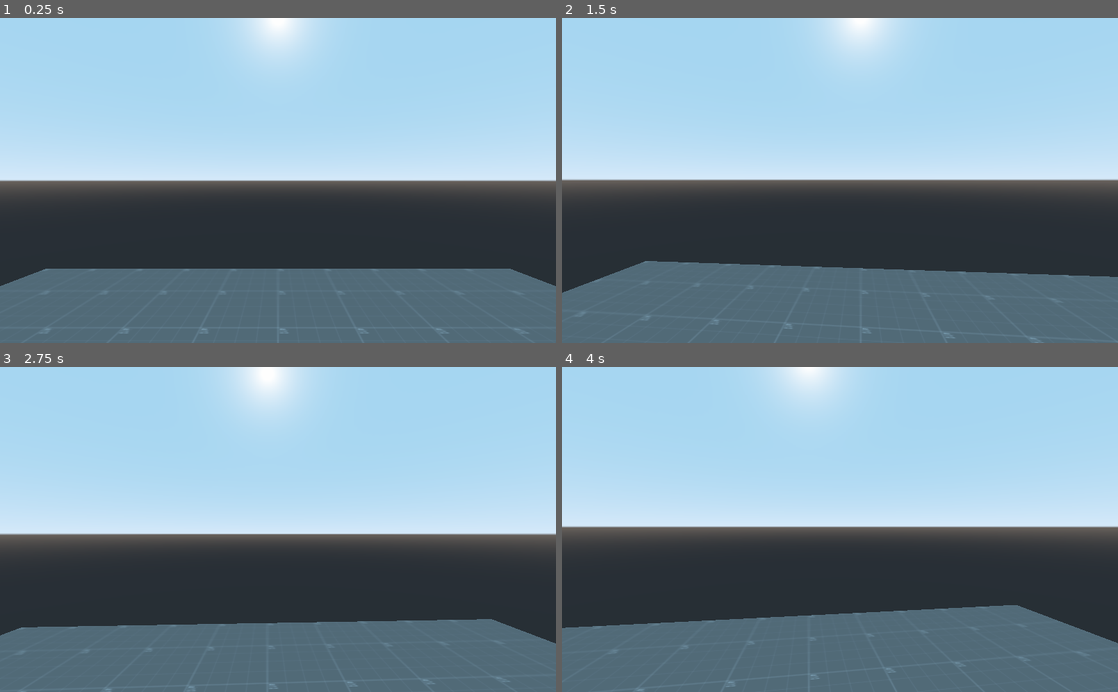
Above: before the commit, frames 1-4 (two rows, left to right).
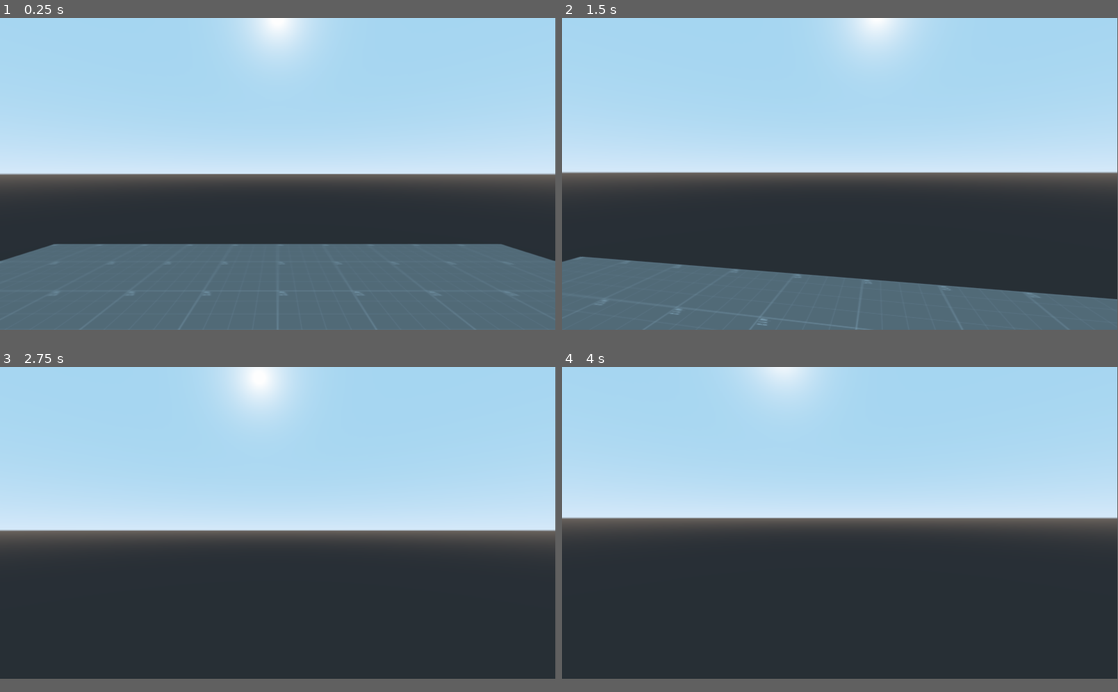
Above: after the commit, the same moments.

Repository: KnifeOnlyI/Godot-ProtoZombie
Game: Godot game, scene res://Levels/MainLevel.tscn
The game is run twice, just before and just after one commit, with the same random seed, the same clock (stepped at 60 frames per second) and the same inputs.
Inputs (mouse positions are in pixels of both pictures, inside the frame that each line leads up to):
- Up to frame 1 (0.25 s): no input
- Up to frame 2 (1.5 s): move the mouse to (867, 180) at 0.52 s; hold Ctrl (crouch, bound only after the commit) 0.53-1.28 s; hold Z (move_forward, bound only after the commit) from 0.53 s (still down); tap Space (jump, bound only after the commit) at 0.77, 1.07 s; tap F (flashlight, bound only after the commit) at 0.8, 1.35 s; move the mouse to (812, 180) at 1.27 s
- Up to frame 3 (2.75 s): keep holding Z (move_forward, bound only after the commit); tap Space (jump, bound only after the commit) at 1.52, 1.82 s; tap E (interract, bound only after the commit) at 1.55 s; move the mouse to (289, 523) at 2.02 s; hold E (interract, bound only after the commit) from 2.03 s (still down); tap Shift (run, bound only after the commit) at 2.3 s
- Up to frame 4 (4 s): keep holding Z (move_forward, bound only after the commit); tap Enter at 2.75 s; move the mouse to (834, 536) at 2.77 s; release E (interract, bound only after the commit) at 2.78 s; tap Shift (run, bound only after the commit) at 2.85 s; tap Space (jump, bound only after the commit) at 3.02, 3.32, 3.5, 3.77, 3.8 s; click (834, 536) at 3.05 s; move the mouse to (878, 532) at 3.52 s; press the mouse at (878, 532) at 3.53 s
The window is 800x468 before the commit and 799x449 after it. Grey fills any space a smaller window leaves; there, only what the larger window draws over its background counts as a difference.

The runs differ from the first frame. In frame 1, 11% of the frame differs, in the area x 0-100%, y 0-100%; in frame 2, 7.7%; in frame 3, 18%; in frame 4, 24%.

Commit message:
Add player

Diff:
--- a/Assets/Player/Player.gd
+++ b/Assets/Player/Player.gd
@@ -1,8 +1,12 @@
 extends KinematicBody
 
+# Exported variables ###########################################################
 
 """ The mouse sensitivity """
 export var mouse_sensitivity = 0.1
+
+""" The FOV """
+export var fov = 70.0
 
 """ The minimum camera angle """
 export var min_camera_angle = -89.0
@@ -10,20 +14,159 @@
 """ The maximum camera angle """
 export var max_camera_angle = 89.0
 
+""" Move forward input """
+export var move_forward_input = "move_forward"
+
+""" Move backward input """
+export var move_backward_input = "move_backward"
+
+""" Move left input """
+export var move_left_input = "move_left"
+
+""" Move right input """
+export var move_right_input = "move_right"
+
+""" Crouch speed """
+export var crouch_speed = 1.0
+
+""" Walk speed """
+export var walk_speed = 2.0
+
+""" Run speed """
+export var run_speed = 4.0
+
+""" The gravity factor """
+export var gravity = 9.81
+
+""" The jump strenght """
+export var jump_strength = 3.0
+
+""" The flag indicate if the player can crouch or not """
+export var can_crouch = true
+
+""" The flag indicate if the player can run or not """
+export var can_run = true
+
+""" The flag indicate if the player can jump or not """
+export var can_jump = true
+
+""" The flag indicate if the player can shot or not """
+export var can_shot = true
+
+""" The flag indicate if the player can interract or not """
+export var can_interract = true
+
+""" The flag indicate if the player can flashlight or not """
+export var can_flashlight = true
+
+# Onready variables ############################################################
+
+""" The head spatial node """
 onready var _head = $Head
 
+""" The main camera node """
+onready var _camera = $Head/Camera
 
-func _ready():
+# Private variables ############################################################
+
+""" The current movement speed """
+var _movement_speed = walk_speed
+
+""" The velocity """
+var _velocity = Vector3()
+
+# Engine override ##############################################################
+
+"""
+Executed on node is ready
+"""
+func _ready() -> void:
     Input.set_mouse_mode(Input.MOUSE_MODE_CAPTURED)
 
+    _camera.set_fov(fov)
 
+
+"""
+Executed every physics process frames
+
+:param delta: The delta time in seconds
+"""
+func _physics_process(delta: float) -> void:
+    var direction = Vector3()
+    var input_movement_vector = Vector2()
+    var cam_xform = _camera.get_global_transform()
+
+    if Input.is_action_pressed(move_forward_input):
+        input_movement_vector.y += 1.0
+    elif Input.is_action_pressed(move_backward_input):
+        input_movement_vector.y -= 1.0
+
+    if Input.is_action_pressed(move_left_input):
+        input_movement_vector.x -= 1.0
+    elif Input.is_action_pressed(move_right_input):
+        input_movement_vector.x += 1.0
+
+    input_movement_vector = input_movement_vector.normalized()
+
+    direction += -cam_xform.basis.z * input_movement_vector.y
+    direction += cam_xform.basis.x * input_movement_vector.x
+
+    # Process movement
+
+    direction.y = 0.0
+    direction = direction.normalized()
+
+    _velocity.y += delta * -gravity
+
+    var velocity_h = _velocity
+    var target = direction * _movement_speed
+    velocity_h = target
+
+    # Interpolate
+    velocity_h.y = 0
+    var acceleration = 1.0 if direction.dot(velocity_h) > 0 else 10.0
+    velocity_h = velocity_h.linear_interpolate(target, acceleration * delta)
+
+    # Move and slide
+    _velocity.x = velocity_h.x
+    _velocity.z = velocity_h.z
+    _velocity = move_and_slide(_velocity, Vector3(0, 1, 0), 0.05, 4)
+
+
+"""
+Executed when an input is detected
+"""
 func _input(event) -> void:
     if event is InputEventMouseMotion and Input.get_mouse_mode() == Input.MOUSE_MODE_CAPTURED:
         _rotate_camera(
             event.relative.x * mouse_sensitivity,
-            event.relative.y * mouse_sensitivity * -1
+            event.relative.y * -mouse_sensitivity
         )
 
+    if event.is_action_pressed("run"):
+        _movement_speed = run_speed
+    elif event.is_action_released("run"):
+        _movement_speed = walk_speed
+
+    if can_jump and event.is_action_pressed("jump") and is_on_floor():
+        _velocity.y += jump_strength
+
+    if can_crouch and event.is_action_pressed("crouch"):
+        print("Crouch")
+
+    if can_shot and event.is_action_pressed("shot"):
+        print("Shot")
+
+    if can_shot and event.is_action_pressed("reload"):
+        print("Reload")
+
+    if can_interract and event.is_action_pressed("interract"):
+        print("Interract")
+
+    if can_interract and event.is_action_pressed("flashlight"):
+        print("Flashlight")
+
+# Private functions ############################################################
 
 """
 Rotate the camera of the specified relative degrees values
--- a/Levels/MainLevel.tscn
+++ b/Levels/MainLevel.tscn
@@ -1,12 +1,20 @@
-[gd_scene load_steps=3 format=2]
+[gd_scene load_steps=4 format=2]
 
 [ext_resource path="res://Assets/Player/Player.tscn" type="PackedScene" id=1]
 [ext_resource path="res://Prefabs/Floor/Wall.tscn" type="PackedScene" id=2]
+
+[sub_resource type="BoxShape" id=1]
 
 [node name="MainLevel" type="Spatial"]
 
 [node name="Player" parent="." instance=ExtResource( 1 )]
 transform = Transform( 1, 0, 0, 0, 1, 0, 0, 0, 1, 0, 0.40331, 0 )
 
-[node name="CSGBox" parent="." instance=ExtResource( 2 )]
+[node name="Floor" parent="." instance=ExtResource( 2 )]
 transform = Transform( 5, 0, 0, 0, 0.05, 0, 0, 0, 5, 0, -0.05, 0 )
+
+[node name="KinematicBody" type="KinematicBody" parent="."]
+transform = Transform( 1, 0, 0, 0, 1, 0, 0, 0, 1, 0, 1, -6 )
+
+[node name="CollisionShape" type="CollisionShape" parent="KinematicBody"]
+shape = SubResource( 1 )
--- a/Prefabs/Floor/Wall.tscn
+++ b/Prefabs/Floor/Wall.tscn
@@ -4,7 +4,7 @@
 
 [sub_resource type="BoxShape" id=1]
 
-[node name="CSGBox" type="CSGBox"]
+[node name="Floor" type="CSGBox"]
 transform = Transform( 1, 0, 0, 0, 0.05, 0, 0, 0, 1, 0, -0.05, 0 )
 material = ExtResource( 1 )
 
--- a/project.godot
+++ b/project.godot
@@ -14,10 +14,77 @@
 run/main_scene="res://Levels/MainLevel.tscn"
 config/icon="res://icon.png"
 
+[display]
+
+window/size/width=1920
+window/size/height=1080
+window/size/fullscreen=true
+
+[input]
+
+move_forward={
+"deadzone": 0.5,
+"events": [ Object(InputEventKey,"resource_local_to_scene":false,"resource_name":"","device":0,"alt":false,"shift":false,"control":false,"meta":false,"command":false,"pressed":false,"scancode":90,"unicode":0,"echo":false,"script":null)
+ ]
+}
+move_backward={
+"deadzone": 0.5,
+"events": [ Object(InputEventKey,"resource_local_to_scene":false,"resource_name":"","device":0,"alt":false,"shift":false,"control":false,"meta":false,"command":false,"pressed":false,"scancode":83,"unicode":0,"echo":false,"script":null)
+ ]
+}
+move_left={
+"deadzone": 0.5,
+"events": [ Object(InputEventKey,"resource_local_to_scene":false,"resource_name":"","device":0,"alt":false,"shift":false,"control":false,"meta":false,"command":false,"pressed":false,"scancode":81,"unicode":0,"echo":false,"script":null)
+ ]
+}
+move_right={
+"deadzone": 0.5,
+"events": [ Object(InputEventKey,"resource_local_to_scene":false,"resource_name":"","device":0,"alt":false,"shift":false,"control":false,"meta":false,"command":false,"pressed":false,"scancode":68,"unicode":0,"echo":false,"script":null)
+ ]
+}
+run={
+"deadzone": 0.5,
+"events": [ Object(InputEventKey,"resource_local_to_scene":false,"resource_name":"","device":0,"alt":false,"shift":false,"control":false,"meta":false,"command":false,"pressed":false,"scancode":16777237,"unicode":0,"echo":false,"script":null)
+ ]
+}
+jump={
+"deadzone": 0.5,
+"events": [ Object(InputEventKey,"resource_local_to_scene":false,"resource_name":"","device":0,"alt":false,"shift":false,"control":false,"meta":false,"command":false,"pressed":false,"scancode":32,"unicode":0,"echo":false,"script":null)
+ ]
+}
+crouch={
+"deadzone": 0.5,
+"events": [ Object(InputEventKey,"resource_local_to_scene":false,"resource_name":"","device":0,"alt":false,"shift":false,"control":false,"meta":false,"command":false,"pressed":false,"scancode":16777238,"unicode":0,"echo":false,"script":null)
+ ]
+}
+shot={
+"deadzone": 0.5,
+"events": [ Object(InputEventMouseButton,"resource_local_to_scene":false,"resource_name":"","device":0,"alt":false,"shift":false,"control":false,"meta":false,"command":false,"button_mask":0,"position":Vector2( 0, 0 ),"global_position":Vector2( 0, 0 ),"factor":1.0,"button_index":1,"pressed":false,"doubleclick":false,"script":null)
+ ]
+}
+reload={
+"deadzone": 0.5,
+"events": [ Object(InputEventKey,"resource_local_to_scene":false,"resource_name":"","device":0,"alt":false,"shift":false,"control":false,"meta":false,"command":false,"pressed":false,"scancode":82,"unicode":0,"echo":false,"script":null)
+ ]
+}
+interract={
+"deadzone": 0.5,
+"events": [ Object(InputEventKey,"resource_local_to_scene":false,"resource_name":"","device":0,"alt":false,"shift":false,"control":false,"meta":false,"command":false,"pressed":false,"scancode":69,"unicode":0,"echo":false,"script":null)
+ ]
+}
+flashlight={
+"deadzone": 0.5,
+"events": [ Object(InputEventKey,"resource_local_to_scene":false,"resource_name":"","device":0,"alt":false,"shift":false,"control":false,"meta":false,"command":false,"pressed":false,"scancode":70,"unicode":0,"echo":false,"script":null)
+ ]
+}
+
 [physics]
 
 common/enable_pause_aware_picking=true
 
 [rendering]
 
+quality/filters/anisotropic_filter_level=16
+quality/filters/msaa=4
+quality/filters/use_fxaa=true
 environment/default_environment="res://default_env.tres"
